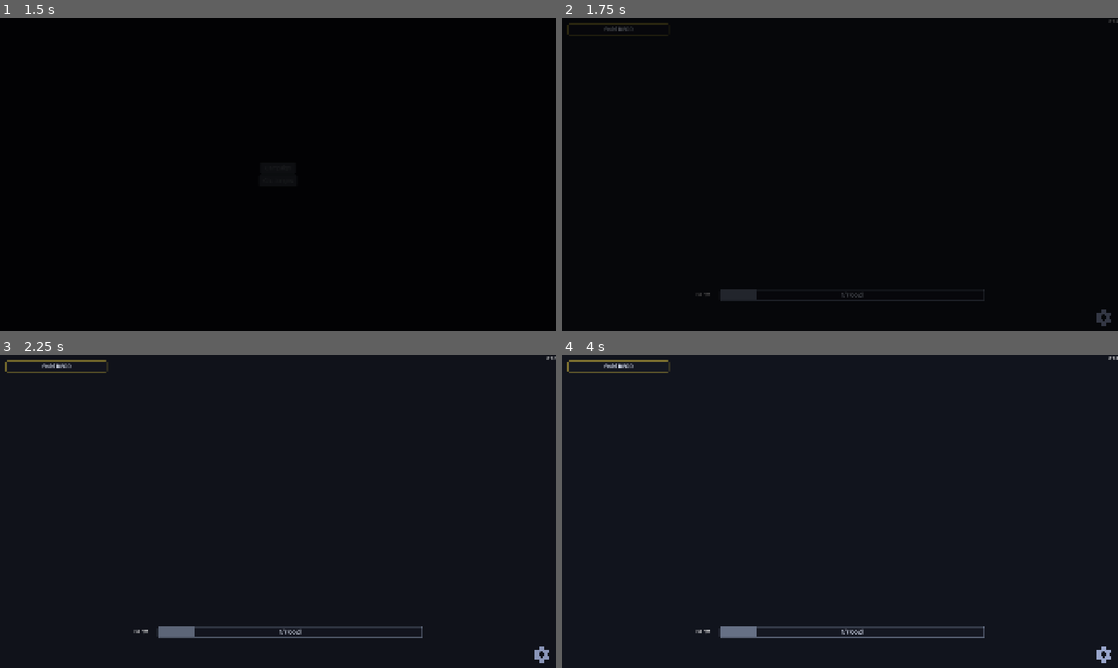
Above: before the commit, frames 1-4 (two rows, left to right).
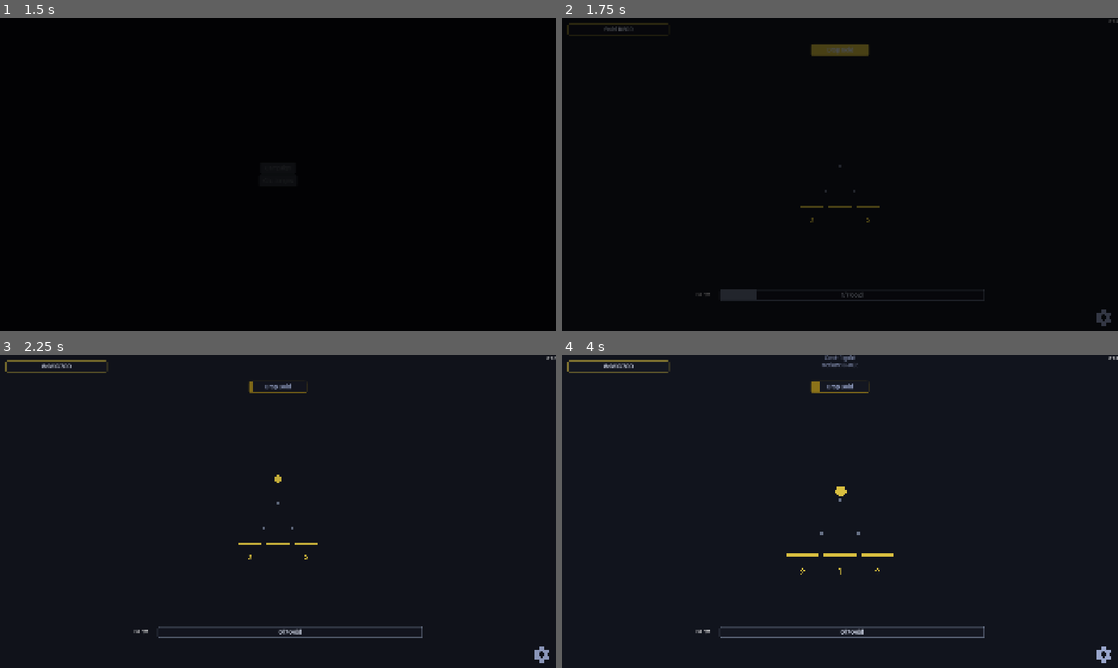
Above: after the commit, the same moments.

Repository: kjbrown-sandbox/pleenko
Game: Godot game, scene res://entities/main_menu/main_menu.tscn
Two runs of this game, one before a commit and one after it. Both use one fixed random seed, a clock stepped at 60 frames per second and the inputs below.
Inputs (mouse positions are in pixels of both pictures, inside the frame that each line leads up to):
- Up to frame 1 (1.5 s): click "Campaign" at 0.5 s; click "Campaign" at 1.25 s
- Up to frame 2 (1.75 s): no input
- Up to frame 3 (2.25 s): tap Enter at 2 s; move the mouse to (400, 495) at 2.02 s; hold Right (board_right) from 2.03 s (still down); hold Space (drop_coin) from 2.03 s (still down); click (400, 495) at 2.17 s
- Up to frame 4 (4 s): tap R (reset_game) at 2.75 s; move the mouse to (728, 527) at 2.77 s; release Right (board_right) at 2.78 s; release Space (drop_coin) at 2.78 s; hold Down (challenges_down) 2.78-3.5 s; tap 1 (drop_unrefined) at 2.85 s; click (728, 527) at 2.92 s; click (840, 386) at 3.5 s, where only the run after the commit has a clickable "Drop Gold"

Frame 1 is identical in both runs. In frame 2, 0.5% of the frame differs, in the area x 42-58%, y 8-66%; in frame 3, 0.6%; in frame 4, 0.9%, in the area x 7-60%, y 0-90%.
Error before the commit: Parse Error: Cannot infer the type of "total" variable because the value doesn't have a set type. (res://entities/plinko_board/plinko_board.gd:490)

Commit message:
Add nav arrows, fix unresolved type issues

Diff:
--- a/entities/board_manager/board_manager.gd
+++ b/entities/board_manager/board_manager.gd
@@ -2,6 +2,7 @@
 extends Node3D
 
 signal board_switched(board: PlinkoBoard)
+signal board_unlocked(board_type: Enums.BoardType)
 
 const BoardScene: PackedScene = preload("res://entities/plinko_board/plinko_board.tscn")
 
@@ -76,6 +77,7 @@
 		if board.board_type == type:
 			return
 	_spawn_board(type)
+	board_unlocked.emit(type)
 
 
 func switch_board(index: int) -> void:
--- a/entities/level_progress_bar/level_progress_bar.gd
+++ b/entities/level_progress_bar/level_progress_bar.gd
@@ -53,7 +53,7 @@
 
 
 func _update_display() -> void:
-	var total := LevelManager.get_total_levels()
+	var total: int = LevelManager.get_total_levels()
 	level_label.text = "LVL %d/%d" % [LevelManager.current_level + 1, total]
 
 	var threshold: int = LevelManager.get_next_threshold()
@@ -61,8 +61,8 @@
 		progress_bar.value = 1.0
 		progress_label.text = "MAX"
 	else:
-		var currency := LevelManager.get_active_currency()
-		var balance := CurrencyManager.get_balance(currency)
+		var currency: int = LevelManager.get_active_currency()
+		var balance: int = CurrencyManager.get_balance(currency)
 		progress_bar.max_value = threshold
 		progress_bar.value = mini(balance, threshold)
 		progress_label.text = "%d/%d" % [balance, threshold]
--- a/entities/main/main.gd
+++ b/entities/main/main.gd
@@ -11,6 +11,7 @@
 @onready var level_section = $CanvasLayer/LevelSection
 @onready var challenges_down_icon: TextureButton = $CanvasLayer/ChallengesDownIcon
 @onready var challenges_up_icon: TextureButton = $CanvasLayer/ChallengesUpIcon
+@onready var board_right_icon: MarginContainer = $CanvasLayer/BoardRightIcon
 @onready var challenge_info_panel: ChallengeInfoPanel = $ChallengeInfoPanel
 
 var ChallengeConnector: PackedScene = preload("res://entities/challenges_menu/challenge_connector.tscn")
@@ -19,6 +20,7 @@
 var _challenge_buttons: Array[ChallengeButton] = []
 var _down_tooltip: Label
 var _up_tooltip: Label
+var _right_tooltip: Label
 
 func _ready() -> void:
 	_setup_environment()
@@ -52,6 +54,8 @@
 	_setup_nav_icons()
 	ModeManager.mode_changed.connect(_on_mode_changed)
 	PrestigeManager.prestige_claimed.connect(_on_prestige_claimed)
+	board_manager.board_switched.connect(_on_board_switched)
+	board_manager.board_unlocked.connect(_on_board_unlocked)
 
 	if ChallengeManager.is_active_challenge:
 		_setup_challenge()
@@ -60,6 +64,7 @@
 
 	# Show down-arrow only after save is loaded (prestige state is available)
 	challenges_down_icon.visible = ModeManager.are_challenges_unlocked()
+	_update_board_right_icon()
 
 
 func _setup_environment() -> void:
@@ -215,6 +220,7 @@
 		level_section.visible = false
 		game_timer.visible = false
 		challenges_down_icon.visible = false
+		board_right_icon.visible = false
 		board_manager.set_active_board_ui_visible(false)
 		challenges_up_icon.visible = true
 		challenge_info_panel.visible = true
@@ -228,11 +234,24 @@
 		board_manager.set_active_board_ui_visible(true)
 		challenges_up_icon.visible = false
 		challenge_info_panel.visible = false
+		_update_board_right_icon()
 		_go_back_to_board()
 
 
 func _on_prestige_claimed(_board_type: Enums.BoardType) -> void:
 	challenges_down_icon.visible = true
+
+
+func _on_board_switched(_board: PlinkoBoard) -> void:
+	_update_board_right_icon()
+
+
+func _on_board_unlocked(_board_type: Enums.BoardType) -> void:
+	_update_board_right_icon()
+
+
+func _update_board_right_icon() -> void:
+	board_right_icon.visible = ModeManager.is_main() and board_manager._active_index + 1 < board_manager._boards.size()
 
 
 func _setup_nav_icons() -> void:
@@ -242,12 +261,17 @@
 	var t: VisualTheme = ThemeProvider.theme
 	_down_tooltip = _create_tooltip("Hotkey: Down arrow")
 	_up_tooltip = _create_tooltip("Hotkey: Up arrow")
+	_right_tooltip = _create_tooltip("Hotkey: Right arrow")
 
 	# Position tooltips to the right of each icon
 	challenges_down_icon.mouse_entered.connect(func(): _show_tooltip(_down_tooltip, challenges_down_icon))
 	challenges_down_icon.mouse_exited.connect(func(): _down_tooltip.visible = false)
 	challenges_up_icon.mouse_entered.connect(func(): _show_tooltip(_up_tooltip, challenges_up_icon))
 	challenges_up_icon.mouse_exited.connect(func(): _up_tooltip.visible = false)
+	var right_button: TextureButton = board_right_icon.button
+	right_button.pressed.connect(func(): board_manager.switch_board(board_manager._active_index + 1))
+	right_button.mouse_entered.connect(func(): _show_tooltip(_right_tooltip, right_button))
+	right_button.mouse_exited.connect(func(): _right_tooltip.visible = false)
 
 
 func _create_tooltip(text: String) -> Label:
--- a/entities/main/main.tscn
+++ b/entities/main/main.tscn
@@ -11,6 +11,7 @@
 [ext_resource type="PackedScene" uid="uid://fbw6oy2vcypq" path="res://entities/challenges_menu/challenge_button.tscn" id="9_wdeyu"]
 [ext_resource type="Texture2D" uid="uid://fe1xvs0f4sc0" path="res://assets/icons/right-arrow.png" id="10_arrow"]
 [ext_resource type="PackedScene" uid="uid://dpc8x2qr1k5v0" path="res://entities/challenge_info_panel/challenge_info_panel.tscn" id="11_infopanel"]
+[ext_resource type="PackedScene" path="res://entities/nav_arrow/nav_arrow.tscn" id="17_navarrow"]
 [ext_resource type="Resource" path="res://data/challenges/gold_1.tres" id="12_ch1"]
 [ext_resource type="Resource" path="res://data/challenges/gold_2.tres" id="13_ch2"]
 [ext_resource type="Resource" path="res://data/challenges/gold_3.tres" id="14_ch3"]
@@ -120,6 +121,16 @@
 rotation = -1.5708
 icon_texture = ExtResource("10_arrow")
 
+[node name="BoardRightIcon" parent="CanvasLayer" instance=ExtResource("17_navarrow")]
+visible = false
+anchors_preset = 6
+anchor_left = 1.0
+anchor_top = 0.5
+anchor_right = 1.0
+anchor_bottom = 0.5
+grow_horizontal = 0
+grow_vertical = 2
+
 [node name="ChallengeInfoPanel" parent="." instance=ExtResource("11_infopanel")]
 
 [node name="LevelUpDialog" parent="." unique_id=1315791600 instance=ExtResource("3_levelup")]
--- /dev/null
+++ b/entities/nav_arrow/nav_arrow.gd
@@ -0,0 +1,33 @@
+extends MarginContainer
+
+const IconTintShader := preload("res://entities/icon/icon_tint.gdshader")
+
+@onready var button: TextureButton = $Button
+
+@export var icon_texture: Texture2D
+@export var color_source: VisualTheme.Palette = VisualTheme.Palette.BG_5
+
+
+func _ready() -> void:
+	var t: VisualTheme = ThemeProvider.theme
+	add_theme_constant_override("margin_left", t.hud_margin)
+	add_theme_constant_override("margin_right", t.hud_margin)
+	add_theme_constant_override("margin_top", t.hud_margin)
+	add_theme_constant_override("margin_bottom", t.hud_margin)
+
+	button.texture_normal = icon_texture
+	var mat := ShaderMaterial.new()
+	mat.shader = IconTintShader
+	mat.set_shader_parameter("tint_color", t.resolve(color_source))
+	button.material = mat
+	button.mouse_entered.connect(_on_mouse_entered)
+	button.mouse_exited.connect(_on_mouse_exited)
+
+
+func _on_mouse_entered() -> void:
+	ThemeProvider.theme.pulse_control(button)
+	(button.material as ShaderMaterial).set_shader_parameter("tint_color", ThemeProvider.theme.normal_text_color)
+
+
+func _on_mouse_exited() -> void:
+	(button.material as ShaderMaterial).set_shader_parameter("tint_color", ThemeProvider.theme.resolve(color_source))
--- /dev/null
+++ b/entities/nav_arrow/nav_arrow.tscn
@@ -0,0 +1,18 @@
+[gd_scene format=3]
+
+[ext_resource type="Script" path="res://entities/nav_arrow/nav_arrow.gd" id="1_script"]
+[ext_resource type="Texture2D" uid="uid://fe1xvs0f4sc0" path="res://assets/icons/right-arrow.png" id="2_arrow"]
+
+[node name="NavArrow" type="MarginContainer"]
+script = ExtResource("1_script")
+icon_texture = ExtResource("2_arrow")
+
+[node name="Button" type="TextureButton" parent="."]
+texture_filter = 1
+layout_mode = 2
+custom_minimum_size = Vector2(32, 32)
+size_flags_horizontal = 8
+size_flags_vertical = 4
+texture_normal = ExtResource("2_arrow")
+ignore_texture_size = true
+stretch_mode = 0
--- a/entities/plinko_board/plinko_board.gd
+++ b/entities/plinko_board/plinko_board.gd
@@ -259,8 +259,8 @@
 
 
 func _update_drop_fill() -> void:
-	var can_queue := coin_queue.has_queue() and not coin_queue.is_full()
-	var show_cooldown := is_waiting and not can_queue
+	var can_queue: bool = coin_queue.has_queue() and not coin_queue.is_full()
+	var show_cooldown: bool = is_waiting and not can_queue
 
 	var fill_pct: float
 	if show_cooldown:
@@ -270,14 +270,14 @@
 
 	# Normal drop bar
 	_drop_main.set_fill(fill_pct)
-	var can_drop_normal := _can_afford(_get_drop_costs()) and not show_cooldown
+	var can_drop_normal: bool = _can_afford(_get_drop_costs()) and not show_cooldown
 	_drop_main.set_main_disabled(not can_drop_normal)
 	_drop_main.apply_fill_colors(not can_drop_normal)
 
 	# Advanced drop bar
 	if _drop_advanced.visible:
 		_drop_advanced.set_fill(fill_pct)
-		var can_drop_advanced := _can_afford(_get_advanced_drop_costs()) and not show_cooldown
+		var can_drop_advanced: bool = _can_afford(_get_advanced_drop_costs()) and not show_cooldown
 		_drop_advanced.set_main_disabled(not can_drop_advanced)
 		_drop_advanced.apply_fill_colors(not can_drop_advanced)
 
@@ -481,20 +481,20 @@
 
 func _setup_autodropper_buttons(bid: StringName) -> void:
 	var bar = _drop_buttons[bid]
-	var currency_name := _get_currency_name_for_button(bid)
-	var captured_bid := bid
+	var currency_name: String = _get_currency_name_for_button(bid)
+	var captured_bid: StringName = bid
 
 	bar.setup_minus(
 		func(): autodropper_adjust_requested.emit(captured_bid, -1),
 		func() -> String:
-			var total := UpgradeManager.get_level(Enums.BoardType.ORANGE, Enums.UpgradeType.AUTODROPPER)
+			var total: int = UpgradeManager.get_level(Enums.BoardType.ORANGE, Enums.UpgradeType.AUTODROPPER)
 			return "Decrease autodropper for %s\nTotal autodroppers: %d" % [currency_name, total],
 	)
 
 	bar.setup_plus(
 		func(): autodropper_adjust_requested.emit(captured_bid, 1),
 		func() -> String:
-			var total := UpgradeManager.get_level(Enums.BoardType.ORANGE, Enums.UpgradeType.AUTODROPPER)
+			var total: int = UpgradeManager.get_level(Enums.BoardType.ORANGE, Enums.UpgradeType.AUTODROPPER)
 			return "Increase autodropper for %s\nTotal autodroppers: %d" % [currency_name, total],
 	)
 
--- a/entities/plinko_board/upgrade_section.gd
+++ b/entities/plinko_board/upgrade_section.gd
@@ -71,12 +71,12 @@
 			UpgradeManager.buy_cap_raise(bt, ut),
 		func() -> String: # on_hover
 			var s: UpgradeManager.UpgradeState = UpgradeManager.get_state(bt, ut)
-			var cap_cost := UpgradeManager.get_cap_raise_cost(bt, ut)
+			var cap_cost: int = UpgradeManager.get_cap_raise_cost(bt, ut)
 			var cap_currency: int = Enums.cap_raise_currency_for_board(bt)
-			var currency_name := Enums.currency_name(cap_currency, false)
+			var currency_name: String = Enums.currency_name(cap_currency, false)
 			return "Cost: %d %s\nCap %d → %d" % [cap_cost, currency_name, s.current_cap, s.current_cap + 1],
 		func(): # on_update
-			var can_raise := UpgradeManager.can_buy_cap_raise(bt, ut)
+			var can_raise: bool = UpgradeManager.can_buy_cap_raise(bt, ut)
 			r.fill_bar.set_plus_disabled(not can_raise)
 			r.fill_bar.set_plus_filled(can_raise),
 	)
--- a/entities/upgrade_row/upgrade_row.gd
+++ b/entities/upgrade_row/upgrade_row.gd
@@ -58,7 +58,7 @@
 func _update_button() -> void:
 	var data: BaseUpgradeData = UpgradeManager.get_upgrade(_upgrade_type)
 	var state: UpgradeManager.UpgradeState = UpgradeManager.get_state(_board_type, _upgrade_type)
-	var at_max := state.current_cap > 0 and state.level >= state.current_cap
+	var at_max: bool = state.current_cap > 0 and state.level >= state.current_cap
 
 	var display_text: String
 	if at_max:
@@ -77,7 +77,7 @@
 	else:
 		fill_bar.set_fill(0.0)
 
-	var is_disabled := not UpgradeManager.can_buy(_board_type, _upgrade_type)
+	var is_disabled: bool = not UpgradeManager.can_buy(_board_type, _upgrade_type)
 	fill_bar.set_main_disabled(is_disabled)
 	fill_bar.apply_fill_colors(is_disabled, at_max)
 
@@ -102,8 +102,8 @@
 
 func _get_purchase_hover_text() -> String:
 	var state: UpgradeManager.UpgradeState = UpgradeManager.get_state(_board_type, _upgrade_type)
-	var at_max := state.current_cap > 0 and state.level >= state.current_cap
+	var at_max: bool = state.current_cap > 0 and state.level >= state.current_cap
 	if at_max:
 		return ""
-	var currency_name := _get_currency_name(Enums.currency_for_board(_board_type))
+	var currency_name: String = _get_currency_name(Enums.currency_for_board(_board_type))
 	return "Cost: %d %s" % [state.cost, currency_name]
Not shown, added: entities/nav_arrow/nav_arrow.gd.uid
